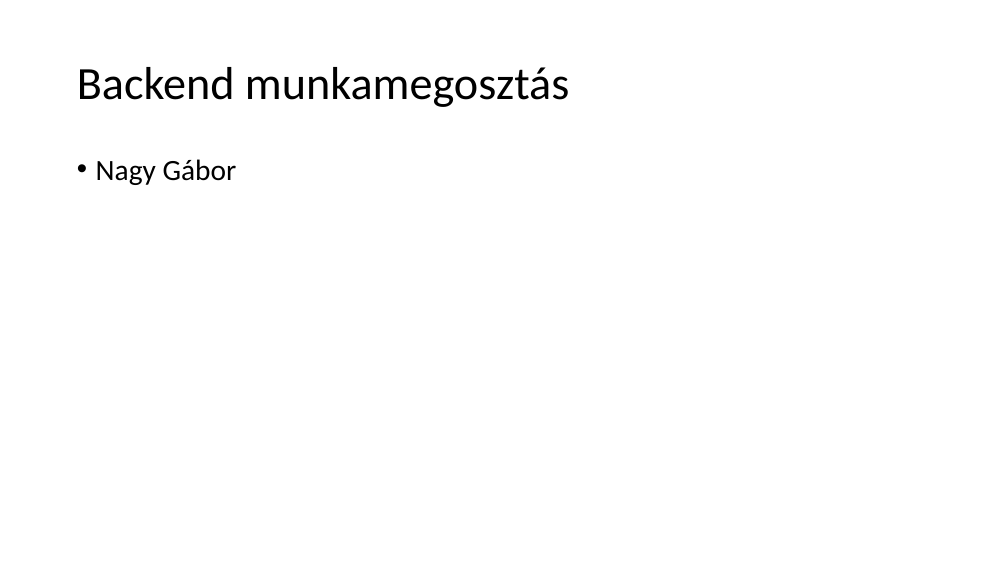
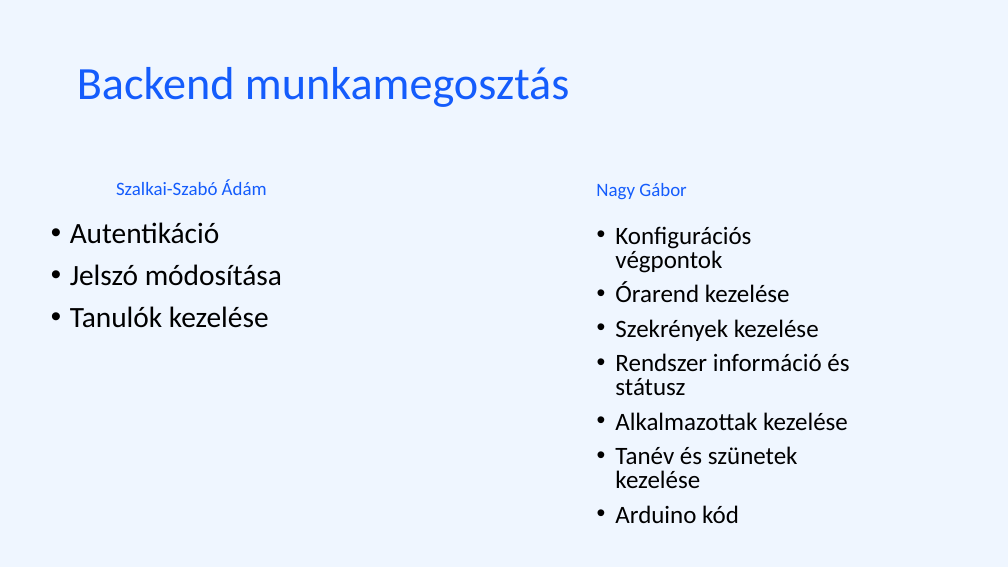
Before and after one commit to nagygabor123/vizsgaremek, a slide deck: slide 13 of Dokumentacio/Eloadas.pptx. Drawn at 1008x567 pixels with LibreOffice and Linux fonts; fonts in the diff are those of the drawing. Boxes give left, top, right and bottom in pixels: in the first picture for what was removed or moved away, otherwise in the second. Text is boxed around its words. In the diff, an @@ line names an element or a change of style, - is before the commit and + after.

```diff
--- a/Dokumentacio/Eloadas.pptx
+++ b/Dokumentacio/Eloadas.pptx
@@ background #FFFFFF to #EFF6FF @@
@@ title "Backend munkamegosztás" at [77, 67, 569, 107]: text colour #000000 to #145CFC @@
@@ text "Nagy Gábor": place and size @@
-text "Nagy Gábor" at [96, 159, 237, 185]
+text "Nagy Gábor" at [596, 183, 686, 200]
@@ text "Nagy Gábor" at [596, 183, 686, 200]: size 28 to 18 pt, text colour #000000 to #145CFC; bullet • to none; line spacing 0.9 to 1; less space between paragraphs @@
@@ text added at [116, 180, 267, 195], 18 pt, text #145CFC @@
+Szalkai-Szabó Ádám
@@ text added at [70, 222, 282, 328], 28 pt, text #000000 @@
+• Autentikáció
+• Jelszó módosítása
+• Tanulók kezelése
@@ text added at [615, 226, 849, 523], 23.8 pt, text #000000 @@
+• Konfigurációs végpontok
+• Órarend kezelése
+• Szekrények kezelése
+• Rendszer információ és státusz
+• Alkalmazottak kezelése
+• Tanév és szünetek kezelése
+• Arduino kód
```
Also in this commit, not shown: 7 other slides changed, 2 slides added, 2 slides removed.
